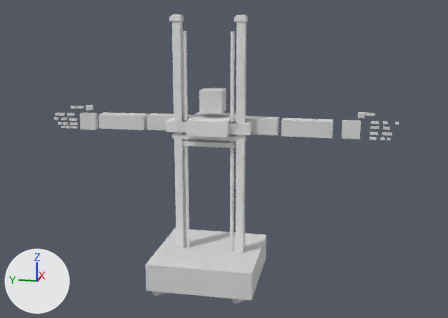
Two versions of the Blender file robot_scaled_4-2-21-LTS-ARCH-02-MANUAL-01.blend, one commit apart.
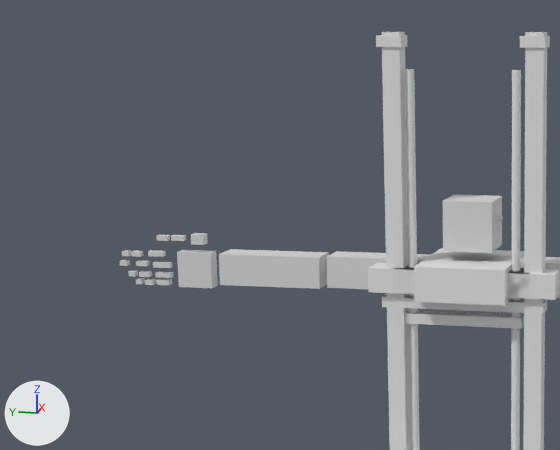
The first picture shows the older version from a 50 mm camera at (-0.17, -2.71, -3.82) aimed at (3.62, -1.95, -4.77). The close-ups show the older and then the newer version on the part from 0% to 56% of the width and 0% to 64% of the height of that picture. Only the edits that show in the close-ups are written down. Arrows for +X, +Y and +Z are at lower left; the lights stay in place.

Names of what the first close-up shows: 'head_link', 'left_digit2_distal_phalanx', 'left_digit2_middle_phalanx', 'left_digit3_middle_phalanx', 'left_digit3_proximal_phalanx', 'left_forearm_link', 'left_palm_link', 'left_shoulder_link', 'lift_catcher_placeholder', 'lift_guide_block_left', 'lift_guide_left', 'lift_guide_right', 'lift_screw_left', 'lift_screw_right', 'lift_stop_bottom', 'right_shoulder_link', 'torso_link' and 15 more.
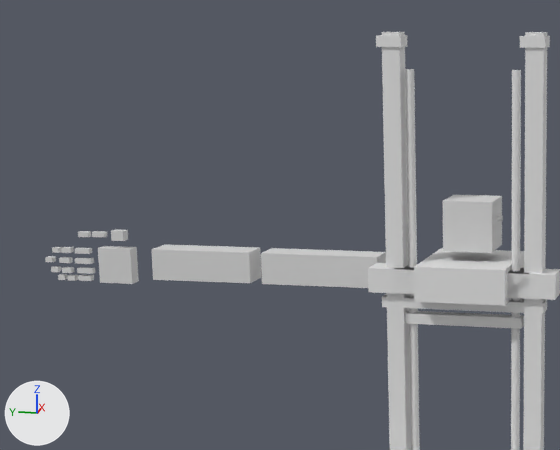
Not drawn themselves, but carrying or shaping drawn objects: ob_left_elbow_joint_empty, ob_left_wrist_joint_1_empty, ob_left_proximal_radioulnar_joint_empty, ob_left_digit2_pip_joint_empty, ob_left_shoulder_joint_empty_1, ob_left_shoulder_3_link, ob_left_shoulder_2_link, ob_left_digit2_mcp_joint_empty, ob_left_digit2_mcp2_joint_empty, ob_left_digit3_pip_joint_empty, ob_left_shoulder_joint_empty_2, ob_left_shoulder_joint_empty_3.

What differs and where, as boxes [x1, y1, x2, y2] in the close-ups (560 x 450 px):
'left_forearm_link', moved
    before: [219, 249, 329, 289]
    after: [152, 244, 261, 283]
'left_shoulder_link', moved
    before: [327, 251, 431, 289]
    after: [261, 248, 386, 288]
'left_palm_link', moved
    before: [177, 250, 218, 288]
    after: [98, 246, 139, 284]
'third_phalanx_left_thumb_link', moved
    before: [191, 233, 208, 245]
    after: [111, 229, 128, 241]
'right_shoulder_link', moved (not visible afterwards)
    before: [488, 255, 560, 298]
'left_digit3_distal_phalanx', moved
    before: [153, 261, 172, 268]
    after: [75, 258, 94, 264]
'left_digit4_distal_phalanx', moved
    before: [155, 271, 174, 278]
    after: [77, 267, 95, 274]
'left_digit2_distal_phalanx', moved
    before: [148, 250, 166, 257]
    after: [75, 248, 92, 254]
'left_digit5_distal_phalanx', moved
    before: [156, 279, 172, 285]
    after: [78, 275, 94, 281]
'second_phalanx_left_thumb_link', moved
    before: [171, 235, 186, 241]
    after: [92, 231, 107, 237]
'left_digit3_middle_phalanx', moved
    before: [136, 260, 150, 266]
    after: [59, 257, 73, 263]
'first_phalanx_left_thumb_link', moved
    before: [156, 235, 170, 241]
    after: [78, 231, 91, 237]
'left_digit4_middle_phalanx', moved
    before: [139, 271, 152, 277]
    after: [62, 267, 75, 273]
'left_digit2_middle_phalanx', moved
    before: [131, 250, 144, 257]
    after: [61, 247, 74, 253]
'left_digit5_middle_phalanx', moved
    before: [145, 279, 156, 285]
    after: [67, 275, 78, 281]
'left_digit3_proximal_phalanx', moved
    before: [119, 260, 130, 266]
    after: [45, 256, 56, 262]
'left_digit4_proximal_phalanx', moved
    before: [128, 270, 138, 277]
    after: [51, 266, 61, 272]
'left_digit2_proximal_phalanx', moved
    before: [122, 250, 131, 256]
    after: [52, 247, 62, 253]
'left_digit5_proximal_phalanx', moved
    before: [136, 278, 145, 284]
    after: [58, 274, 67, 280]

What changed in the scene script:
```text
Change ob_left_digit3_proximal_phalanx:
    ob_left_digit3_proximal_phalanx.location: (0.0, 0.0318, 0.000137) -> (0.0, 0.0256, 0.000981)
Change ob_left_forearm_link:
    ob_left_forearm_link.location: (3.608, -1.056, -4.237) -> (3.608, -1.043, -4.235)
Change ob_left_shoulder_link:
    ob_left_shoulder_link.location: (3.608, -1.574, -4.24) -> (3.624, -1.501, -4.24)
Change ob_right_shoulder_link:
    ob_right_shoulder_link.location: (3.608, -2.172, -4.24) -> (3.608, -2.257, -4.241)
Change ob_left_digit3_middle_phalanx:
    ob_left_digit3_middle_phalanx.location: (3.608, -0.963, -4.237) -> (3.608, -0.959, -4.238)
Change ob_left_digit2_middle_phalanx:
    ob_left_digit2_middle_phalanx.location: (3.608, -0.96, -4.216) -> (3.608, -0.963, -4.215)
Change ob_left_digit2_distal_phalanx:
    ob_left_digit2_distal_phalanx.location: (0.0, 0.0345, 0.000591) -> (0.0, 0.0302, 0.000591)
Change ob_left_elbow_joint_empty:
    ob_left_elbow_joint_empty.location: (3.608, -1.436, -4.233) -> (3.608, -1.438, -4.231)
Change ob_left_wrist_joint_1_empty:
    ob_left_wrist_joint_1_empty.location: (0.000828, 0.256, 0.00256) -> (0.000828, 0.0876, 0.00139)
Change ob_left_proximal_radioulnar_joint_empty:
    ob_left_proximal_radioulnar_joint_empty.location: (3.608, -1.456, -4.234) -> (3.608, -1.252, -4.236)
Change ob_left_digit2_pip_joint_empty:
    ob_left_digit2_pip_joint_empty.location: (0.0, 0.0407, -0.00159) -> (0.0, 0.0334, 0.000378)
Change ob_left_shoulder_joint_empty_1:
    ob_left_shoulder_joint_empty_1.location: (0.0, -0.0112, 0.000418) -> (0.0, 0.0258, 0.000254)
Change ob_left_shoulder_3_link:
    ob_left_shoulder_3_link.location: (0.0, 0.0, 0.0) -> (0.0, 0.0242, 0.000256)
Change ob_left_shoulder_2_link:
    ob_left_shoulder_2_link.location: (0.0, 0.0, 0.0) -> (0.0, 0.0258, 0.000256)
Change ob_left_digit2_mcp_joint_empty:
    ob_left_digit2_mcp_joint_empty.location: (0.0, 0.06, 0.0264) -> (0.0, 0.0546, 0.0246)
Change ob_left_digit2_mcp2_joint_empty:
    ob_left_digit2_mcp2_joint_empty.location: (3.608, -1.027, -4.216) -> (3.608, -1.03, -4.215)
Change ob_left_digit3_pip_joint_empty:
    ob_left_digit3_pip_joint_empty.location: (0.0, 0.0391, 0.0021) -> (0.0, 0.0326, 0.000973)
Change ob_left_shoulder_joint_empty_2:
    ob_left_shoulder_joint_empty_2.location: (0.0, -0.01, 0.0) -> (0.0, 0.0242, 0.000256)
Change ob_left_shoulder_joint_empty_3:
    ob_left_shoulder_joint_empty_3.location: (0.1, 0.151, 0.000692) -> (0.1, 0.15, -0.000328)
```
